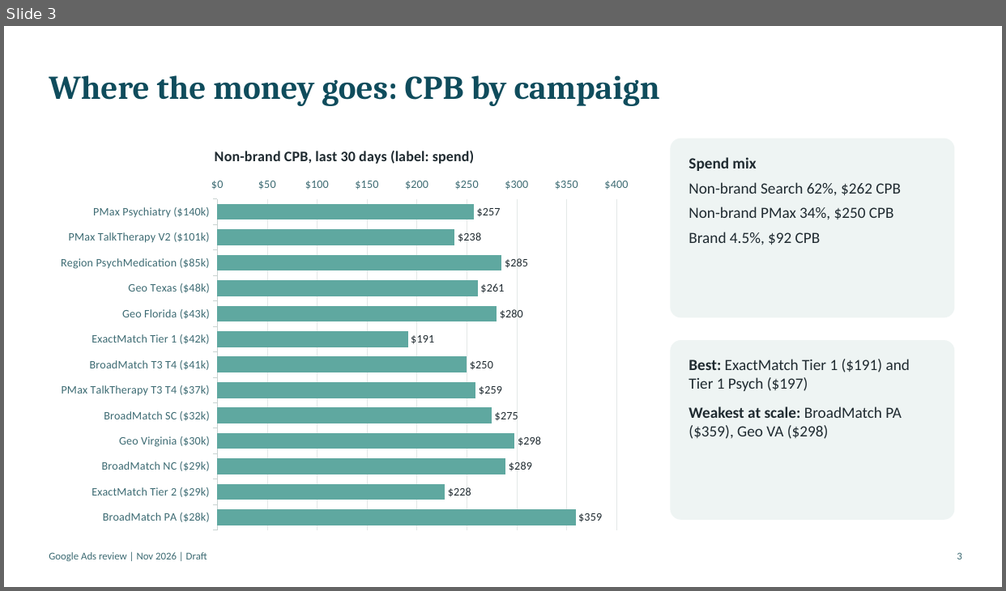
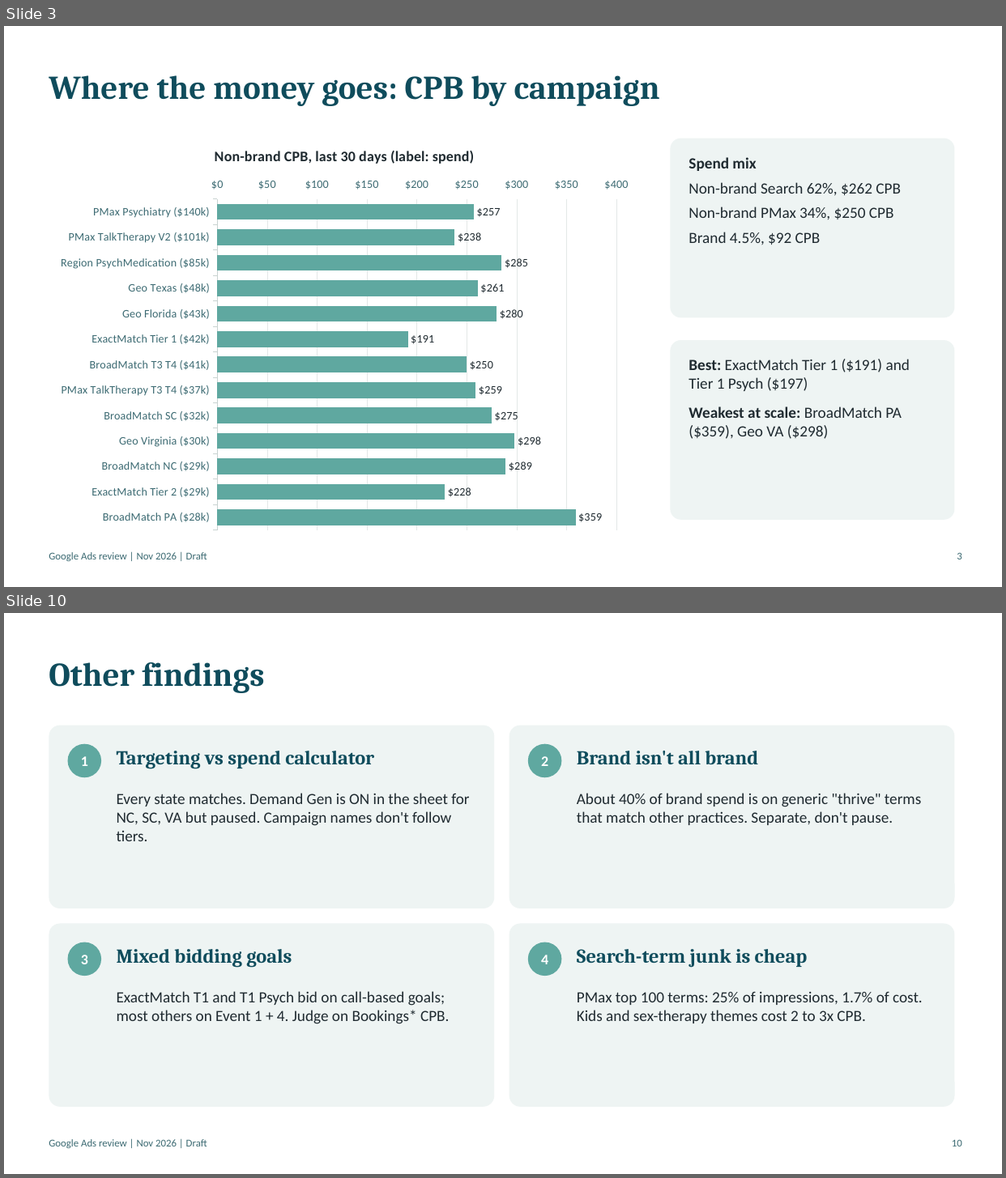
Before and after one commit to tomroberts-thriveworks/paid-media-hub, a slide deck: docs/audit/google-ads-review-nov-2026.pptx. Shown one above the other, each under a label of ours: slide 3 before the commit, slides 3 and 10 after it; the slides between them are not shown. The pictures are 1006x591 and 1006x1178 pixels, drawn with LibreOffice and Linux fonts; fonts in the diff are those of the drawing. Boxes give left, top, right and bottom in pixels: in the first picture for what was removed or moved away, otherwise in the second. Text is boxed around its words. In the diff, an @@ line names an element or a change of style, - is before the commit and + after.

```diff
--- a/docs/audit/google-ads-review-nov-2026.pptx
+++ b/docs/audit/google-ads-review-nov-2026.pptx
@@ slide 10 added at [4, 613, 1002, 1174], background #FFFFFF @@
@@ text added at [49, 662, 264, 693], 32 pt, text #0F4C5C, bold @@
+Other findings
@@ rounded rectangle added at [49, 726, 494, 909], fill #EEF4F3 @@
@@ rounded rectangle added at [509, 726, 955, 909], fill #EEF4F3 @@
@@ ellipse added at [68, 744, 101, 777], fill #5FA8A0, 14 pt, text #FFFFFF, bold @@
+1
@@ text added at [117, 751, 374, 769], 19 pt, text #0F4C5C, bold @@
+Targeting vs spend calculator
@@ ellipse added at [528, 744, 562, 777], fill #5FA8A0, 14 pt, text #FFFFFF, bold @@
+2
@@ text added at [577, 751, 758, 764], 19 pt, text #0F4C5C, bold @@
+Brand isn't all brand
@@ text added at [117, 793, 469, 841], 15 pt, text #1F2A30 @@
+Every state matches. Demand Gen is ON in the sheet for NC, SC, VA but paused. Campaign names don't follow tiers.
@@ text added at [577, 793, 921, 825], 15 pt, text #1F2A30 @@
+About 40% of brand spend is on generic "thrive" terms that match other practices. Separate, don't pause.
@@ rounded rectangle added at [49, 924, 494, 1107], fill #EEF4F3 @@
@@ rounded rectangle added at [509, 924, 955, 1107], fill #EEF4F3 @@
@@ ellipse added at [68, 943, 101, 976], fill #5FA8A0, 14 pt, text #FFFFFF, bold @@
+3
@@ text added at [117, 949, 292, 968], 19 pt, text #0F4C5C, bold @@
+Mixed bidding goals
@@ ellipse added at [528, 943, 562, 976], fill #5FA8A0, 14 pt, text #FFFFFF, bold @@
+4
@@ text added at [577, 949, 808, 968], 19 pt, text #0F4C5C, bold @@
+Search-term junk is cheap
@@ text added at [117, 991, 450, 1024], 15 pt, text #1F2A30 @@
+ExactMatch T1 and T1 Psych bid on call-based goals; most others on Event 1 + 4. Judge on Bookings* CPB.
@@ text added at [577, 992, 923, 1024], 15 pt, text #1F2A30 @@
+PMax top 100 terms: 25% of impressions, 1.7% of cost. Kids and sex-therapy themes cost 2 to 3x CPB.
@@ text added at [49, 1139, 207, 1148], 10 pt, text #3D6B73 @@
+Google Ads review | Nov 2026 | Draft
@@ text added at [952, 1139, 962, 1147], 10 pt, text #3D6B73 @@
+10
```
Also in this commit, not shown: 6 slides changed, 7 other slides added, 6 slides removed, 2 other files.
